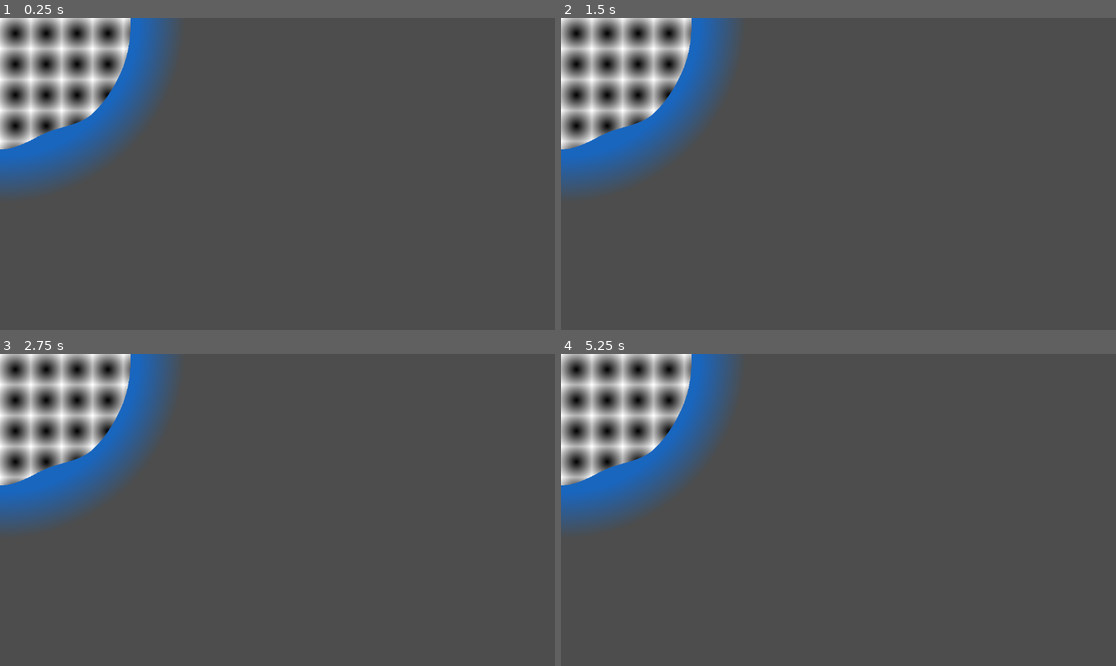
Above: before the commit, frames 1-4 (two rows, left to right).
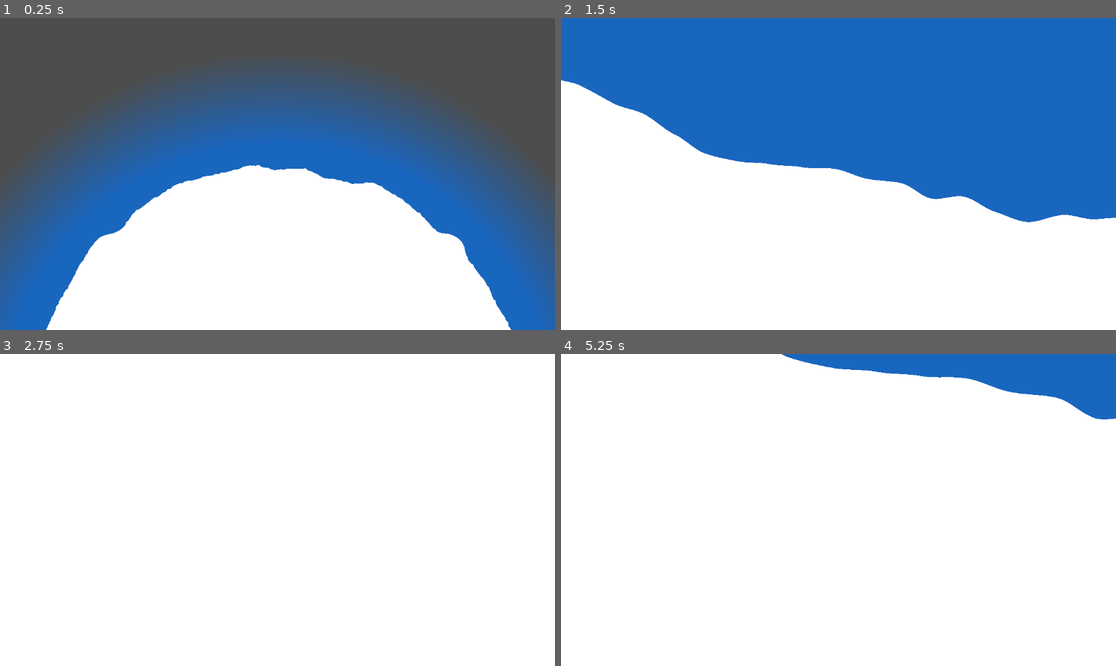
Above: after the commit, the same moments.

Repository: MaitreRenard18/Renard-space-program
Game: Godot game, scene res://scenes/solar_system.tscn
The game is run twice, just before and just after one commit, with the same random seed, the same clock (stepped at 60 frames per second) and the same inputs. The project has no main scene, so this scene is started directly.
Inputs:
- Up to frame 1 (0.25 s): no input
- Up to frame 2 (1.5 s): tap Enter at 0.5 s; hold D (right) 0.53-1.28 s; hold E (zoom_up) 0.53-1.28 s; hold S (down, bound only after the commit) from 1.28 s (still down); tap E (zoom_up) at 1.35 s
- Up to frame 3 (2.75 s): release S (down, bound only after the commit) at 2.03 s; hold D (right) from 2.03 s (still down); hold E (zoom_up) from 2.03 s (still down)
- Up to frame 4 (5.25 s): tap Space at 2.75 s; release D (right) at 2.78 s; release E (zoom_up) at 2.78 s; hold W (up, bound only after the commit) 2.78-3.53 s; tap E (zoom_up) at 2.85, 4.35 s; hold E (zoom_up) 3.53-4.28 s; hold A (left) 3.53-5.03 s; hold S (down, bound only after the commit) from 5.03 s (still down); hold E (zoom_up) from 5.03 s (still down)

The runs differ from the first frame. In frame 1, 78% of the frame differs, in the area x 0-100%, y 0-100%; in frame 2, 99%; in frame 3, 100%; in frame 4, 100%.

Commit message:
New branch

Diff:
--- a/project.godot
+++ b/project.godot
@@ -14,28 +14,30 @@
 config/features=PackedStringArray("4.2", "Forward Plus")
 config/icon="res://icon.svg"
 
+[editor_plugins]
+
+enabled=PackedStringArray()
+
 [input]
 
 up={
 "deadzone": 0.5,
-"events": [Object(InputEventKey,"resource_local_to_scene":fa …(140 unchanged characters)… d":false,"keycode":0,"physical_keycode":4194320,"key_label":0,"unicode":0,"echo":false,"script":null)
+"events": [Object(InputEventKey,"resource_local_to_scene":fa …(140 unchanged characters)… d":false,"keycode":0,"physical_keycode":87,"key_label":0,"unicode":122,"echo":false,"script":null)
 ]
 }
 down={
 "deadzone": 0.5,
-"events": [Object(InputEventKey,"resource_local_to_scene":fa …(140 unchanged characters)… d":false,"keycode":0,"physical_keycode":4194322,"key_label":0,"unicode":0,"echo":false,"script":null)
+"events": [Object(InputEventKey,"resource_local_to_scene":fa …(140 unchanged characters)… d":false,"keycode":0,"physical_keycode":83,"key_label":0,"unicode":115,"echo":false,"script":null)
 ]
 }
 left={
 "deadzone": 0.5,
 "events": [Object(InputEventKey,"resource_local_to_scene":false,"resource_name":"","device":-1,"window_id":0,"alt_pressed":false,"shift_pressed":false,"ctrl_pressed":false,"meta_pressed":false,"pressed":false,"keycode":0,"physical_keycode":65,"key_label":0,"unicode":113,"echo":false,"script":null)
-, Object(InputEventKey,"resource_local_to_scene":false,"resource_name":"","device":-1,"window_id":0,"alt_pressed":false,"shift_pressed":false,"ctrl_pressed":false,"meta_pressed":false,"pressed":false,"keycode":0,"physical_keycode":4194319,"key_label":0,"unicode":0,"echo":false,"script":null)
 ]
 }
 right={
 "deadzone": 0.5,
 "events": [Object(InputEventKey,"resource_local_to_scene":false,"resource_name":"","device":-1,"window_id":0,"alt_pressed":false,"shift_pressed":false,"ctrl_pressed":false,"meta_pressed":false,"pressed":false,"keycode":0,"physical_keycode":68,"key_label":0,"unicode":100,"echo":false,"script":null)
-, Object(InputEventKey,"resource_local_to_scene":false,"resource_name":"","device":-1,"window_id":0,"alt_pressed":false,"shift_pressed":false,"ctrl_pressed":false,"meta_pressed":false,"pressed":false,"keycode":0,"physical_keycode":4194321,"key_label":0,"unicode":0,"echo":false,"script":null)
 ]
 }
 zoom_up={
--- a/scenes/planet.tscn
+++ b/scenes/planet.tscn
@@ -1,17 +1,10 @@
-[gd_scene load_steps=4 format=3 uid="uid://b8htqe1fqofi2"]
+[gd_scene load_steps=2 format=3 uid="uid://b8htqe1fqofi2"]
 
 [ext_resource type="Script" path="res://scripts/planet_generator.gd" id="1_7g3my"]
 
-[sub_resource type="Gradient" id="Gradient_tkfph"]
-
-[sub_resource type="GradientTexture2D" id="GradientTexture2D_nbppx"]
-gradient = SubResource("Gradient_tkfph")
-fill = 1
-fill_from = Vector2(0.5, 0.5)
-
 [node name="Planet" type="Node2D"]
 script = ExtResource("1_7g3my")
-noise_strenght = 0.1
+noise_strenght = 0.05
 noise_frequency = 16.0
 vertex_count = 1024
 radius = 256.0
@@ -23,4 +16,4 @@
 
 [node name="Polygon2D" type="Polygon2D" parent="."]
 texture_repeat = 2
-texture = SubResource("GradientTexture2D_nbppx")
+texture_scale = Vector2(2, 2)
--- a/scenes/solar_system.tscn
+++ b/scenes/solar_system.tscn
@@ -1,7 +1,17 @@
-[gd_scene load_steps=2 format=3 uid="uid://qmqknqdd1lia"]
+[gd_scene load_steps=3 format=3 uid="uid://qmqknqdd1lia"]
 
 [ext_resource type="PackedScene" uid="uid://b8htqe1fqofi2" path="res://scenes/planet.tscn" id="1_ip36i"]
+[ext_resource type="Script" path="res://scripts/freecam.gd" id="2_rkyqd"]
 
 [node name="SolarSystem" type="Node2D"]
 
 [node name="Planet" parent="." instance=ExtResource("1_ip36i")]
+noise_strenght = 0.01
+noise_frequency = 256.0
+vertex_count = 25000
+radius = 512.0
+
+[node name="Camera2D" type="Camera2D" parent="."]
+ignore_rotation = false
+rotation_smoothing_enabled = true
+script = ExtResource("2_rkyqd")
--- /dev/null
+++ b/scenes/terrain_test.tscn
@@ -0,0 +1,54 @@
+[gd_scene load_steps=3 format=3 uid="uid://lrfoebimm2tr"]
+
+[ext_resource type="Texture2D" uid="uid://dtu8lsn1kutlf" path="res://textures/rocket.png" id="2_v2oap"]
+[ext_resource type="Texture2D" uid="uid://njhhbteeemv4" path="res://textures/Tree.png" id="3_2hvwb"]
+
+[node name="TerrainTest" type="Node2D"]
+
+[node name="Camera2D" type="Camera2D" parent="."]
+zoom = Vector2(2, 2)
+
+[node name="Rocket" type="Sprite2D" parent="."]
+texture_filter = 1
+position = Vector2(30, -71)
+texture = ExtResource("2_v2oap")
+
+[node name="Tree" type="Sprite2D" parent="."]
+texture_filter = 1
+position = Vector2(-16, -45)
+scale = Vector2(1.02419, 1.02419)
+texture = ExtResource("3_2hvwb")
+
+[node name="Tree" type="Sprite2D" parent="Tree"]
+texture_filter = 1
+position = Vector2(-78.1102, -1.95276)
+scale = Vector2(1.02419, 1.02419)
+texture = ExtResource("3_2hvwb")
+
+[node name="Tree2" type="Sprite2D" parent="Tree"]
+texture_filter = 1
+position = Vector2(-155.244, -7.81103)
+scale = Vector2(1.02419, 1.02419)
+texture = ExtResource("3_2hvwb")
+
+[node name="Tree3" type="Sprite2D" parent="Tree"]
+texture_filter = 1
+position = Vector2(116.189, -1.95276)
+scale = Vector2(1.02419, 1.02419)
+texture = ExtResource("3_2hvwb")
+
+[node name="Tree4" type="Sprite2D" parent="Tree"]
+texture_filter = 1
+position = Vector2(188.441, -2.92914)
+scale = Vector2(1.02419, 1.02419)
+texture = ExtResource("3_2hvwb")
+
+[node name="Tree5" type="Sprite2D" parent="Tree"]
+texture_filter = 1
+position = Vector2(240.189, -2.92914)
+scale = Vector2(1.02419, 1.02419)
+texture = ExtResource("3_2hvwb")
+
+[node name="Terrain" type="Polygon2D" parent="."]
+color = Color(0.470588, 0.635294, 0.321569, 1)
+polygon = PackedVector2Array(-606, -59, -490, -90, -436, -95, -409, -97, -380, -93, -361, -87, -334, -81, -323, -74, -285, -47, -269, -39, -220, -32, -156, -32, -91, -24, 173, -21, 658, -28, 676, 378, -645, 353)
--- a/scripts/circular_noise.gd
+++ b/scripts/circular_noise.gd
@@ -1,17 +1,26 @@
 class_name CircularNoise
 
+var interpolation_function: int
 var step: float
 var points: Array = []
 
+const SMOOTHSTEP: int = 0
+const CUBIC: int = 1
 
-func _init(seed: int, frequency: float) -> void:
+func _init(seed: int, frequency: float, function: int = SMOOTHSTEP) -> void:
+	interpolation_function = function
+
 	var random_number_generator := RandomNumberGenerator.new()
 	random_number_generator.seed = seed
 
 	step = (2 * PI) / frequency
 
 	for i in range(frequency):
-		points.append(random_number_generator.randf())
+		var rand_float = random_number_generator.randf()
+		if interpolation_function == CUBIC:
+			rand_float **= 3
+
+		points.append(rand_float)
 
 
 func get_noise(theta: float) -> float:
@@ -32,5 +41,14 @@
 	return w * w * (3.0 - 2.0 * w)
 
 
+func _cubic(w: float) -> float:
+	if w < 0.0: return 0.0
+	if w > 1.0: return 1.0
+	return w ** 3
+
+
 func _interpolate(w: float, x0: float, x1: float) -> float:
+	if interpolation_function == CUBIC:
+		return x0 + (x1 - x0) * _cubic(w)
+
 	return x0 + (x1 - x0) * _smoothstep(w)
--- /dev/null
+++ b/scripts/freecam.gd
@@ -0,0 +1,28 @@
+extends Camera2D
+
+@export var speed := 10
+
+
+func _process(_delta):
+	# Camera movement
+	var direction = Vector2(0, 0)
+
+	if Input.is_action_pressed("down"):
+		direction.y = 1
+
+	elif Input.is_action_pressed("up"):
+		direction.y = -1
+
+	if Input.is_action_pressed("right"):
+		direction.x = 1
+
+	elif Input.is_action_pressed("left"):
+		direction.x = -1
+
+	position += direction.normalized() / zoom * speed
+
+	if Input.is_action_pressed("zoom_up"):
+		zoom += Vector2(0.2, 0.2)
+
+	if Input.is_action_pressed("zoom_down"):
+		zoom -= Vector2(0.2, 0.2)
--- a/scripts/planet_generator.gd
+++ b/scripts/planet_generator.gd
@@ -25,7 +25,8 @@
 	if seed == -1:
 		seed = randi_range(0, 2 ** 16)
 
-	var circular_noise = CircularNoise.new(seed, noise_frequency)
+	var circular_noise_0 = CircularNoise.new(seed, noise_frequency / 4)
+	var circular_noise_1 = CircularNoise.new(seed, noise_frequency * 2)
 
 	var step: float = (2 * PI) / vertex_count
 	var polygon: PackedVector2Array = []
@@ -34,7 +35,8 @@
 		var x: float = cos(theta) * radius
 		var y: float = sin(theta) * radius
 
-		var height: float = circular_noise.get_noise(theta) * noise_strenght + 1
+		var height: float = circular_noise_0.get_noise(theta) * noise_strenght * 4 + 1
+		height += circular_noise_1.get_noise(theta) * noise_strenght / 2
 		polygon.append(Vector2(x * height, y * height))
 
 	$Polygon2D.set_polygon(polygon)
@@ -51,6 +53,9 @@
 
 	add_child(atmosphere)
 
+	# Move planet
+	position = Vector2(0, radius + circular_noise_0.get_noise(PI / 2) * noise_strenght + 1)
+
 
 func _process(delta):
 	pass
--- a/shaders/pixel_filter.gdshader
+++ b/shaders/pixel_filter.gdshader
@@ -1,5 +1,5 @@
 shader_type canvas_item;
-const float pixel_size = 16.0;
+const float pixel_size = 4.0;
 
 uniform sampler2D SCREEN_TEXTURE : hint_screen_texture, filter_linear_mipmap;
 
--- /dev/null
+++ b/shaders/pixelated_terrain_shader.gdshader
@@ -0,0 +1,22 @@
+shader_type canvas_item;
+
+float abs(float x) {
+	if (x < 0.0) {
+		return -x;
+	}
+
+	return x;
+}
+
+void vertex() {
+	VERTEX = VERTEX + (vec2(0, abs(sin(TIME))) * 32.0 * float(-1 * (VERTEX_ID % 2)));
+}
+
+void fragment() {
+	// Called for every pixel the material is visible on.
+}
+
+//void light() {
+	// Called for every pixel for every light affecting the CanvasItem.
+	// Uncomment to replace the default light processing function with this one.
+//}
Binary file added: textures/Tree.png
Not shown, added: textures/Tree.png.import
Binary file removed: textures/simple_grass_tilemap.aseprite
